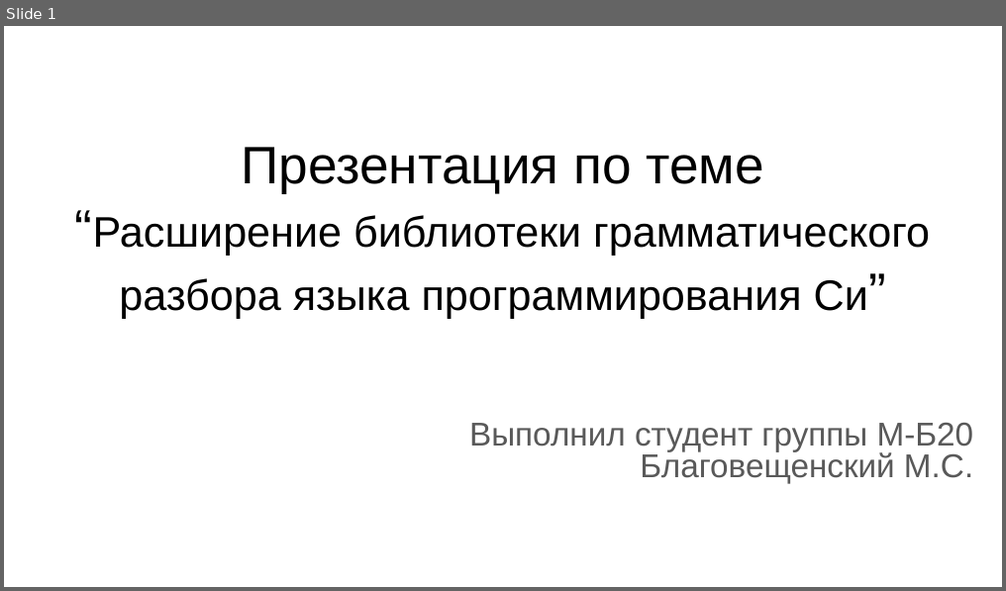
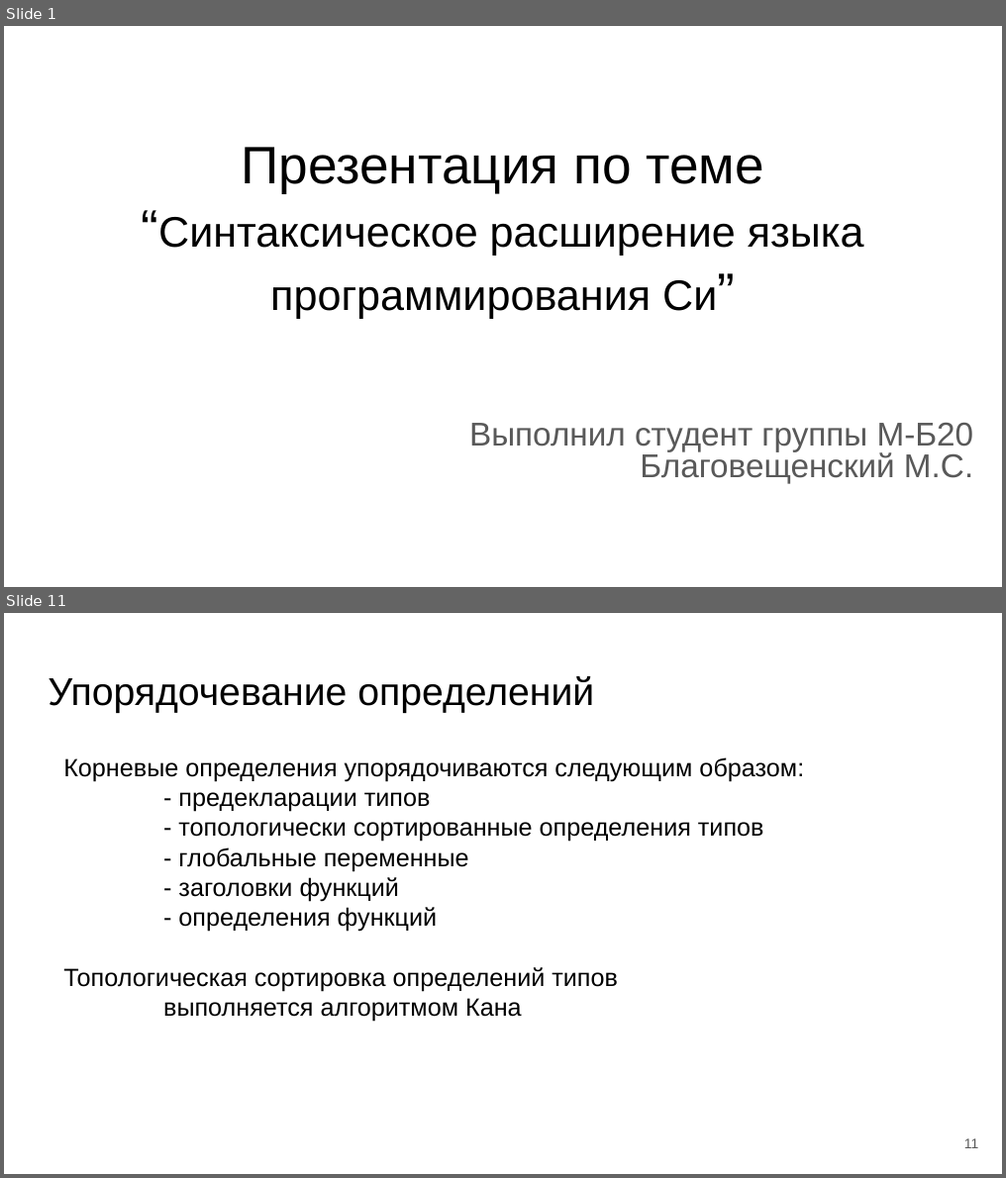
Before and after one commit to m-blg/bach-vkr, a slide deck: extra/Презентация по теме “Грамматический разбор языка Си”.odp. Shown one above the other, each under a label of ours: slide 1 before the commit, slides 1 and 11 after it; the slides between them are not shown. The pictures are 1006x591 and 1006x1178 pixels, drawn with LibreOffice and Linux fonts; fonts in the diff are those of the drawing. Boxes give left, top, right and bottom in pixels: in the first picture for what was removed or moved away, otherwise in the second. Text is boxed around its words. In the diff, an @@ line names an element or a change of style, - is before the commit and + after.

```diff
--- a/extra/Презентация по теме “Грамматический разбор языка Си”.odp
+++ b/extra/Презентация по теме “Грамматический разбор языка Си”.odp
@@ slide 11 added at (4,613,1002,1174), background #FFFFFF @@
@@ title added at (48,676,594,713), 28 pt, text #000000 @@
+Упорядочевание определений
@@ text added at (63,758,804,1021), 18 pt, text #000000 @@
+Корневые определения упорядочиваются следующим образом:
+- предекларации типов
+- топологически сортированные определения типов
+- глобальные переменные
+- заголовки функций
+- определения функций
+Топологическая сортировка определений типов
+выполняется алгоритмом Кана
@@ page number added at (964,1139,978,1149), 10 pt, text #595959 @@
+11
@@ slide 1 changed as well @@
@@ title at (158,147,864,319): text changed @@
-Презентация по теме
-“Расширение библиотеки грамматического разбора языка программирования Си”
+Презентация по теме
+“Синтаксическое расширение языка программирования Си”
```
Also in this commit, not shown: 1 other slide changed, 10 other slides added, 10 slides removed, 37 other files.
